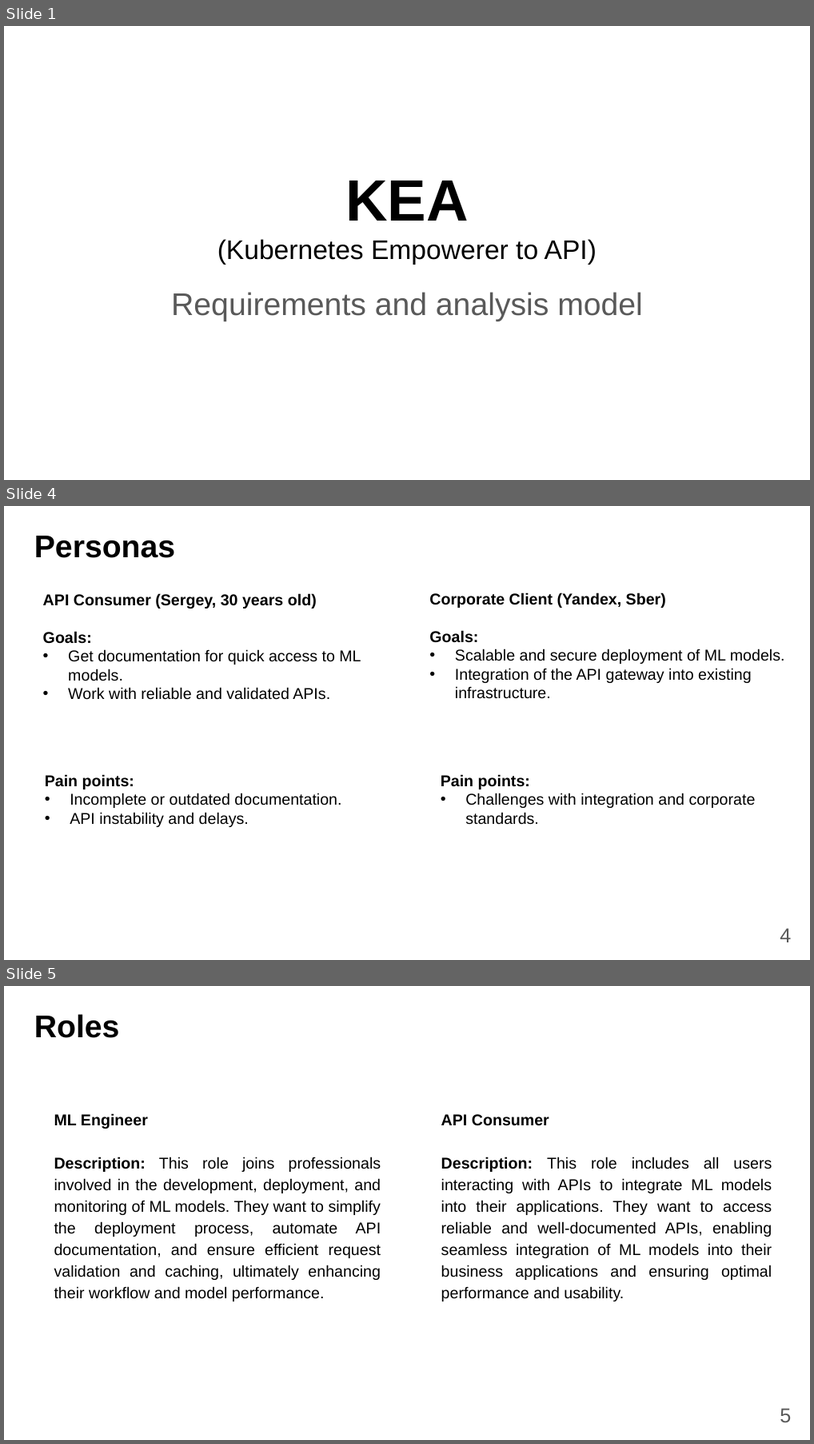
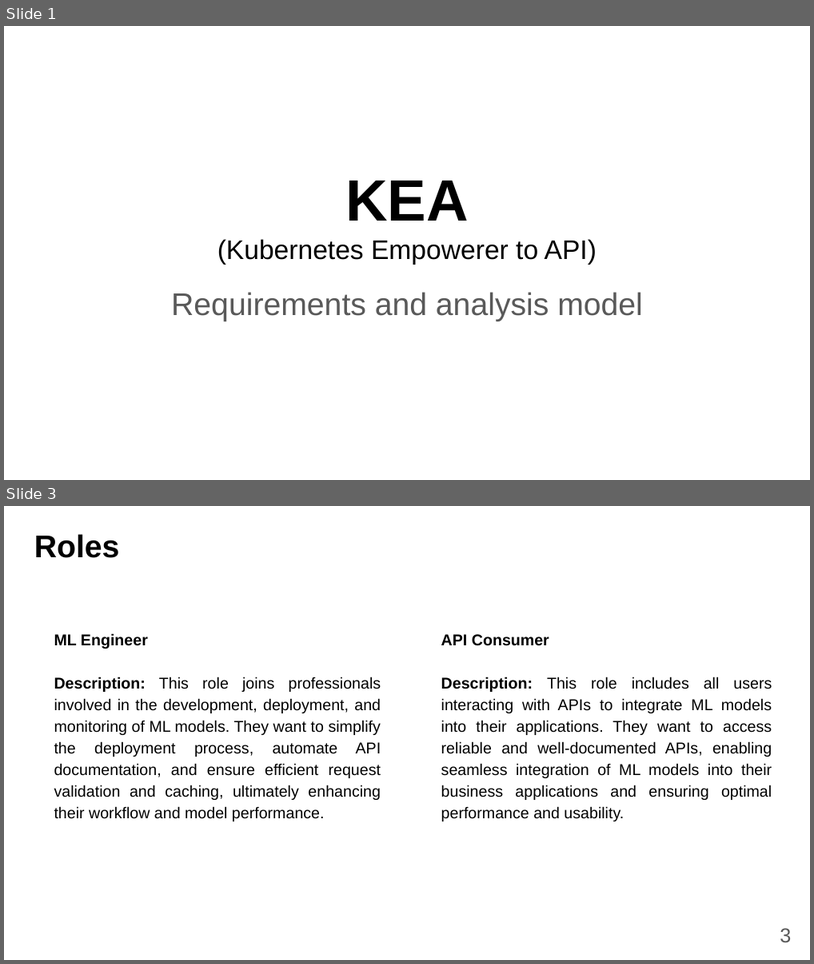
Before and after one commit to fanglores/Advanced-Software-Design, a slide deck: PracticeTasks/Final_Task/K8C_FinalTask1_(Task8).pptx. Shown one above the other, each under a label of ours: slides 1, 4 and 5 before the commit, slides 1 and 3 after it; the slides between them are not shown. The pictures are 814x1444 and 814x964 pixels, drawn with LibreOffice and Linux fonts; fonts in the diff are those of the drawing. Boxes give left, top, right and bottom in pixels: in the first picture for what was removed or moved away, otherwise in the second. Text is boxed around its words. In the diff, an @@ line names an element or a change of style, - is before the commit and + after.

```diff
--- a/PracticeTasks/Final_Task/K8C_FinalTask1_(Task8).pptx
+++ b/PracticeTasks/Final_Task/K8C_FinalTask1_(Task8).pptx
@@ slide 4 removed at <box>4,506,810,960</box>, background #FFFFFF @@
@@ text removed at <box>34,536,175,558</box> @@
-Personas
@@ text removed at <box>43,593,361,700</box> @@
-API Consumer (Sergey, 30 years old)
-Goals:
-• Get documentation for quick access to ML models.
-• Work with reliable and validated APIs.
@@ text removed at <box>430,592,786,699</box> @@
-Corporate Client (Yandex, Sber)
-Goals:
-• Scalable and secure deployment of ML models.
-• Integration of the API gateway into existing infrastructure.
@@ text removed at <box>45,774,342,827</box> @@
-Pain points:
-• Incomplete or outdated documentation.
-• API instability and delays.
@@ text removed at <box>441,774,756,824</box> @@
-Pain points:
-• Challenges with integration and corporate standards.
@@ page number removed at <box>780,928,791,942</box> @@
-4
@@ what was slide 5 is now slide 3 @@
@@ page number at <box>780,928,791,942</box>: text changed @@
-5
+3
```
Also in this commit, not shown: 5 slides changed, 1 other file.
